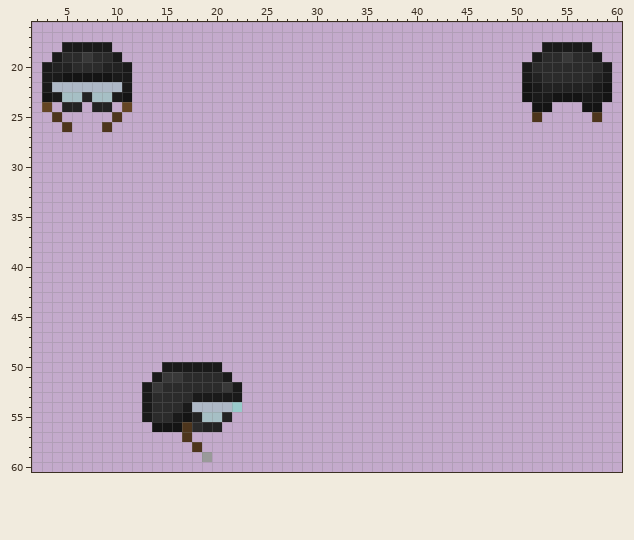
Pixel-art sprite -- Resources/Textures/_DV/Clothing/Head/Helmets/security.rsi/inhand-right.png. The picture above is the old version.
The file is 64x64 pixels. Colours within 5 levels of each other are drawn and written as one. Shown: x 2..60, y 16..60.
After the commit:
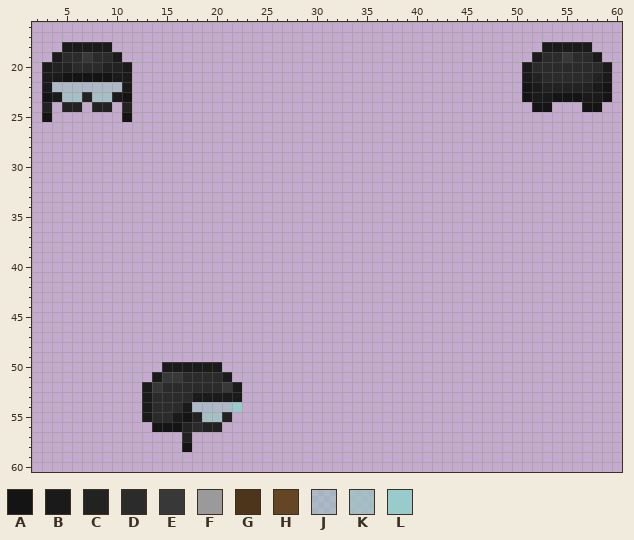
Palette (. is transparent): A #141414  B #1a1a1a  C #222222  D #2b2b2b  E #383838  F #9a9a9a  G #4d351c  H #644524  J #9fc3c499  K #9fc3c4d2  L #99cbcc
From old to new:
Changed rows in their new state; - is an unchanged pixel.
first column x 3:
24 C-------C-----------------------------------------------
25 A.-----.A----------------------------------------.-----.
26 --.---.-------------------------------------------------
first column x 17:
56 C--
57 C--
58 A.-
59 --.
Pixel boxes of the changes (left, top, right, bottom) in both pictures:
changed: (42, 102, 132, 132)
erased: (532, 112, 542, 122)
erased: (592, 112, 602, 122)
changed: (182, 422, 212, 462)
